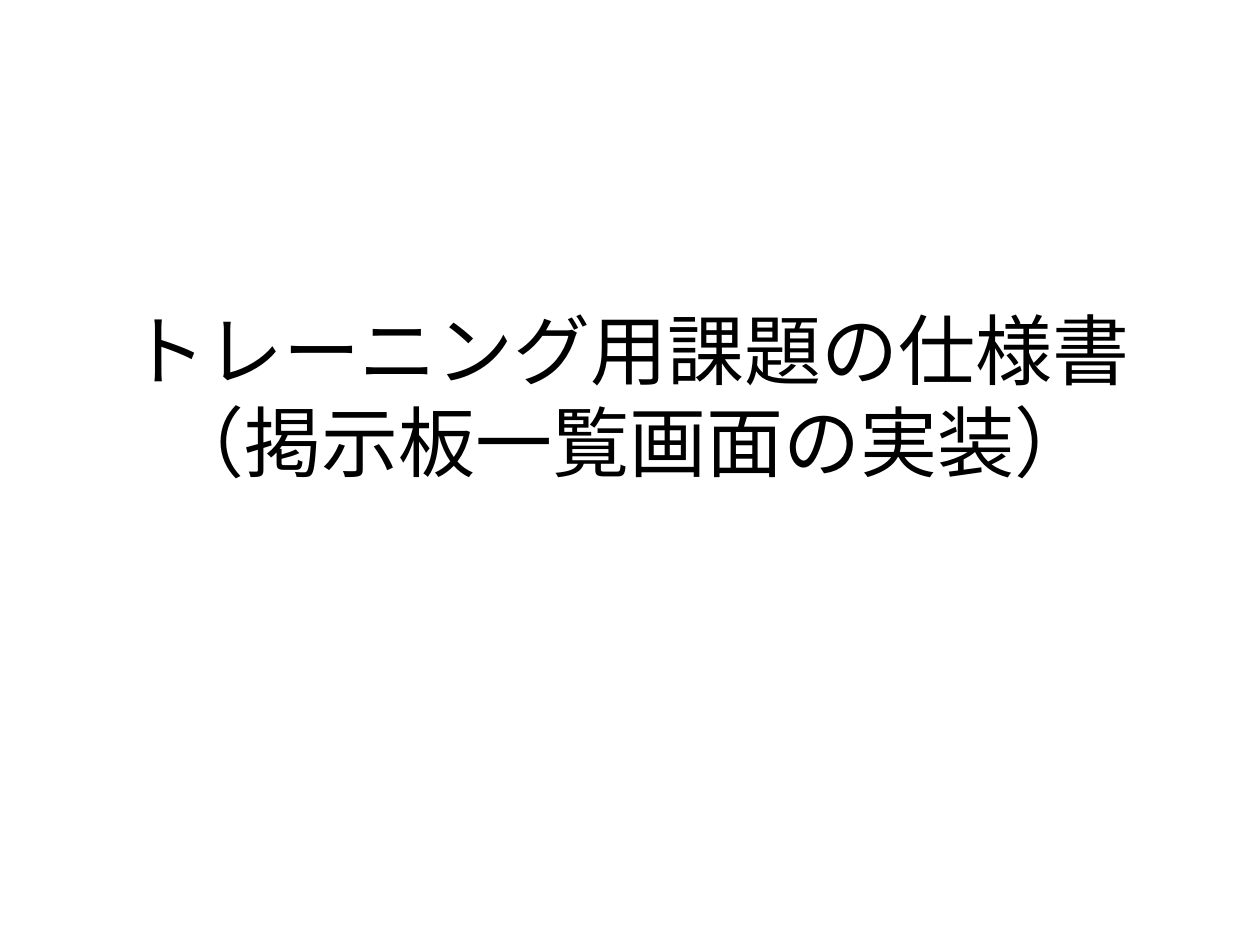
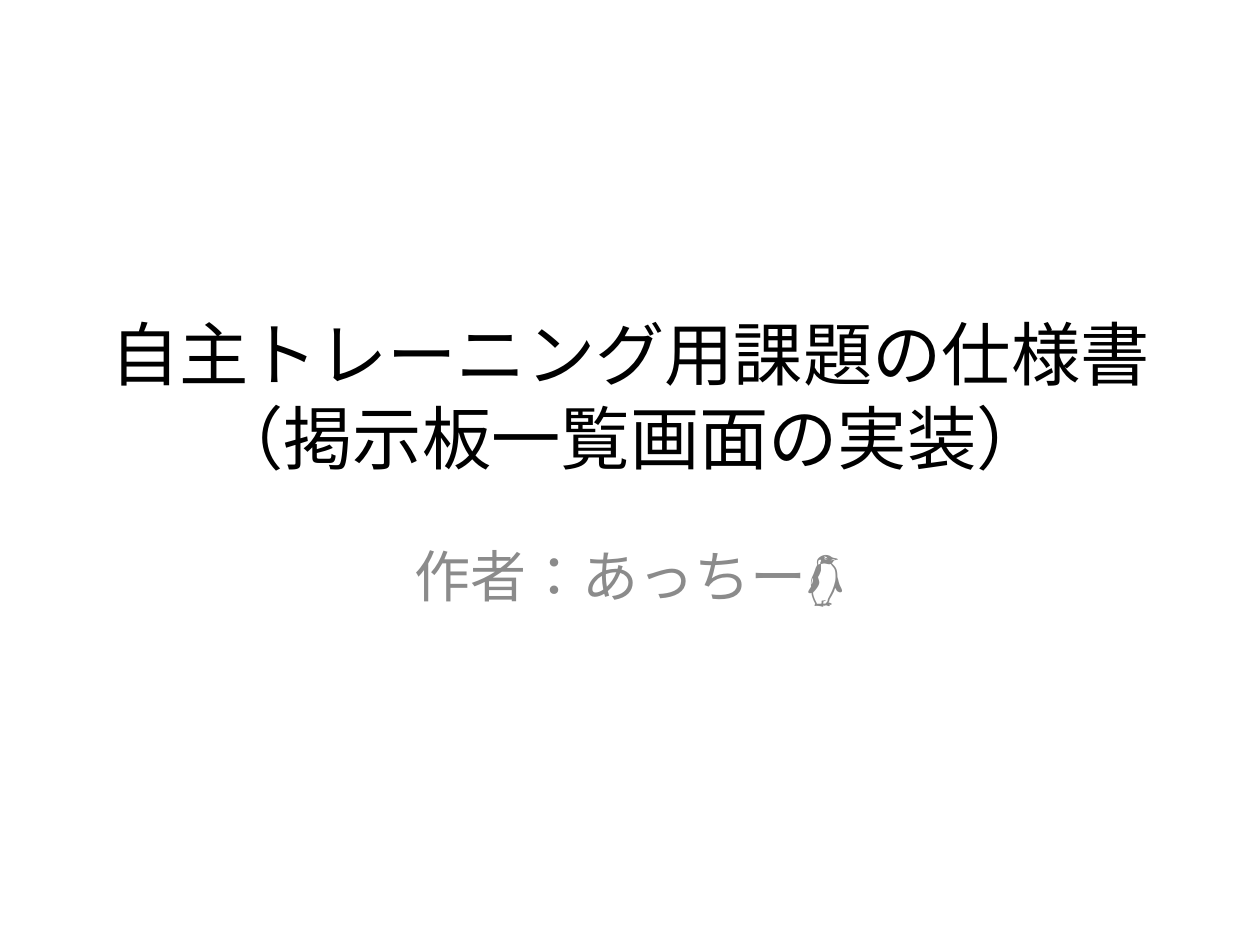
Before and after one commit to konbukonbu/mywork, a slide deck: slide 1 of PracticeWebApp/WebContent/WEB-INF/document/OJT課題の仕様書.pptx. Drawn at 1260x945 pixels with LibreOffice and Linux fonts; fonts in the diff are those of the drawing. Boxes give left, top, right and bottom in pixels: in the first picture for what was removed or moved away, otherwise in the second. Text is boxed around its words. In the diff, an @@ line names an element or a change of style, - is before the commit and + after.

```diff
--- a/PracticeWebApp/WebContent/WEB-INF/document/OJT課題の仕様書.pptx
+++ b/PracticeWebApp/WebContent/WEB-INF/document/OJT課題の仕様書.pptx
@@ title at box(110, 321, 1150, 471): text changed; size 44 to 39.6 pt @@
-トレーニング用課題の仕様書
-（掲示板一覧画面の実装）
+自主トレーニング用課題の仕様書
+（掲示板一覧画面の実装）
@@ subtitle added at box(415, 550, 846, 607), 32 pt, text #8C8C8C @@
+作者：あっちー🐧
```
Also in this commit, not shown: 3 other slides changed.
